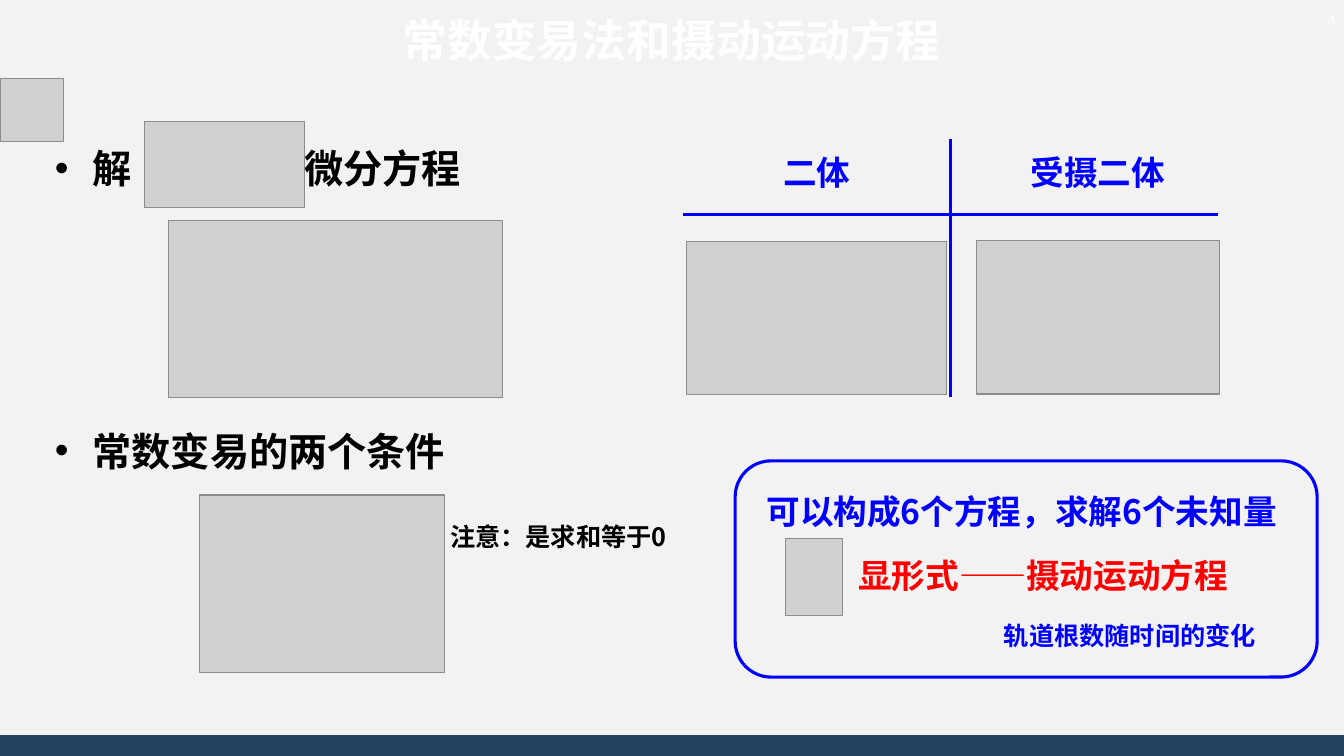
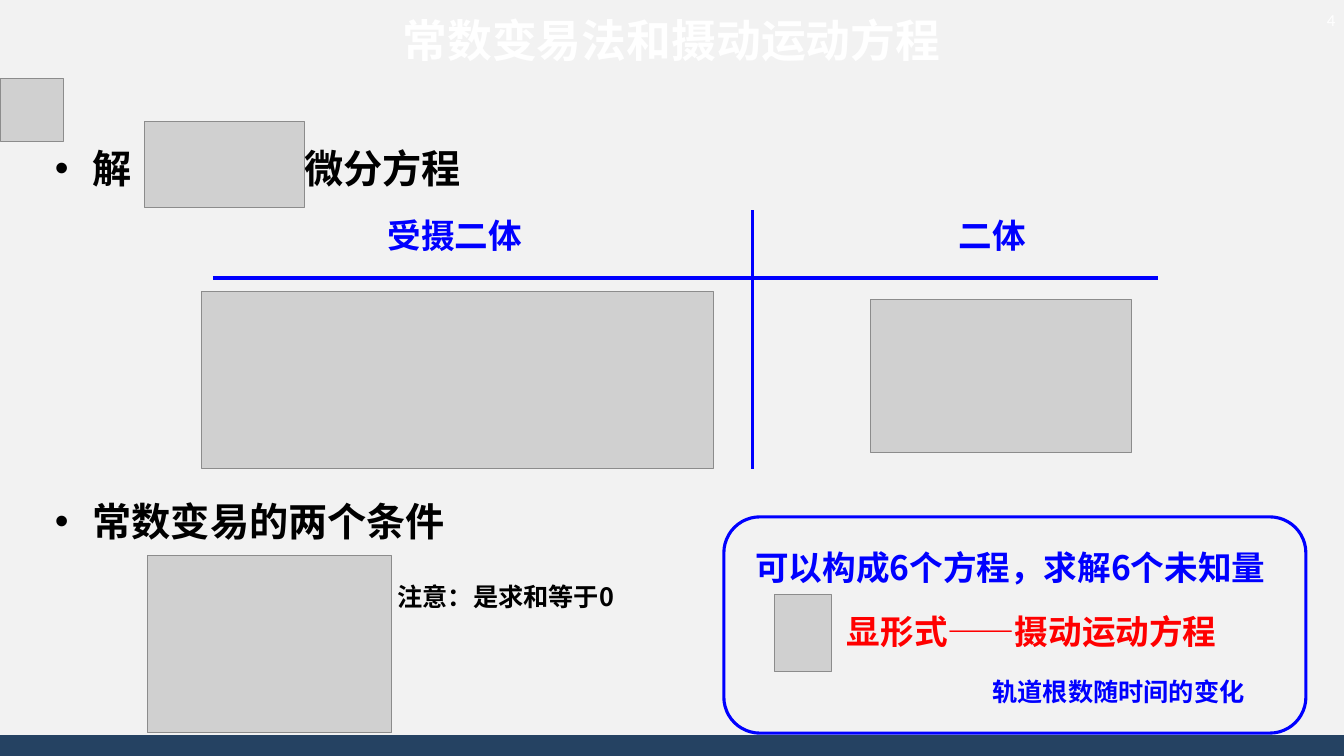
Before and after one commit to AsBackup/DAOSSA, a slide deck: slide 4 of 08 受摄二体问题.pptx. Drawn at 1344x756 pixels with LibreOffice and Linux fonts; fonts in the diff are those of the drawing; grey boxes stand for pictures; background and template pictures are left out. Boxes give left, top, right and bottom in pixels: in the first picture for what was removed or moved away, otherwise in the second. Text is boxed around its words. In the diff, an @@ line names an element or a change of style, - is before the commit and + after.

```diff
--- a/08 受摄二体问题.pptx
+++ b/08 受摄二体问题.pptx
@@ text "解 的微分方程" rewrapped from (93, 143, 461, 470) to (93, 143, 461, 540) @@
@@ text "受摄二体": place and size @@
-text "受摄二体" at (1031, 156, 1165, 188)
+text "受摄二体" at (388, 219, 522, 251)
@@ line moved from (951, 139) - (951, 397) to (753, 211) - (753, 469) @@
@@ text "二体": place and size @@
-text "二体" at (783, 156, 850, 188)
+text "二体" at (959, 219, 1026, 251)
@@ picture removed at (687, 241, 947, 394) @@
@@ picture removed at (977, 241, 1220, 394) @@
@@ picture: place and size @@
-picture at (168, 221, 503, 398)
+picture at (202, 291, 714, 468)
@@ line moved from (684, 215) - (1218, 215) to (213, 278) - (1158, 278) @@
@@ picture added at (871, 299, 1131, 453) @@
@@ 3 texts, 1 rounded rectangle: place and size @@
-3 texts, 1 rounded rectangle at (735, 461, 1317, 678)
+3 texts, 1 rounded rectangle at (724, 517, 1306, 734)
@@ picture removed at (785, 538, 843, 615) @@
@@ picture: place and size @@
-picture at (200, 495, 445, 673)
+picture at (147, 556, 392, 733)
@@ text "注意：是求和等于0": place and size @@
-text "注意：是求和等于0" at (450, 524, 666, 549)
+text "注意：是求和等于0" at (398, 584, 614, 609)
@@ picture added at (774, 595, 832, 671) @@
```
Also in this commit, not shown: 1 other slide changed, 4 other files.
